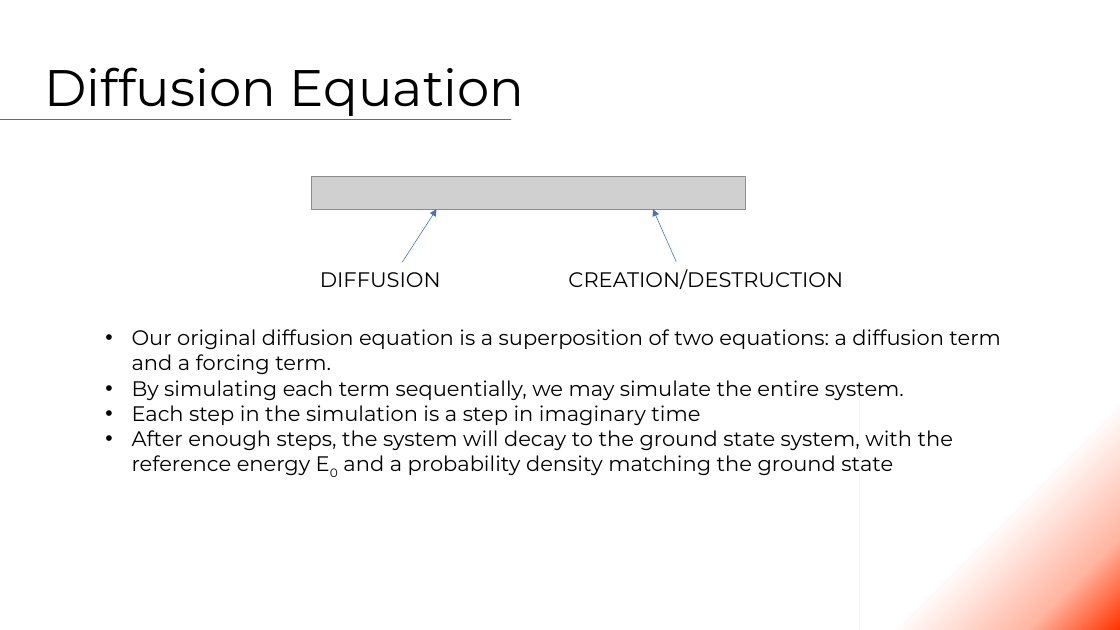
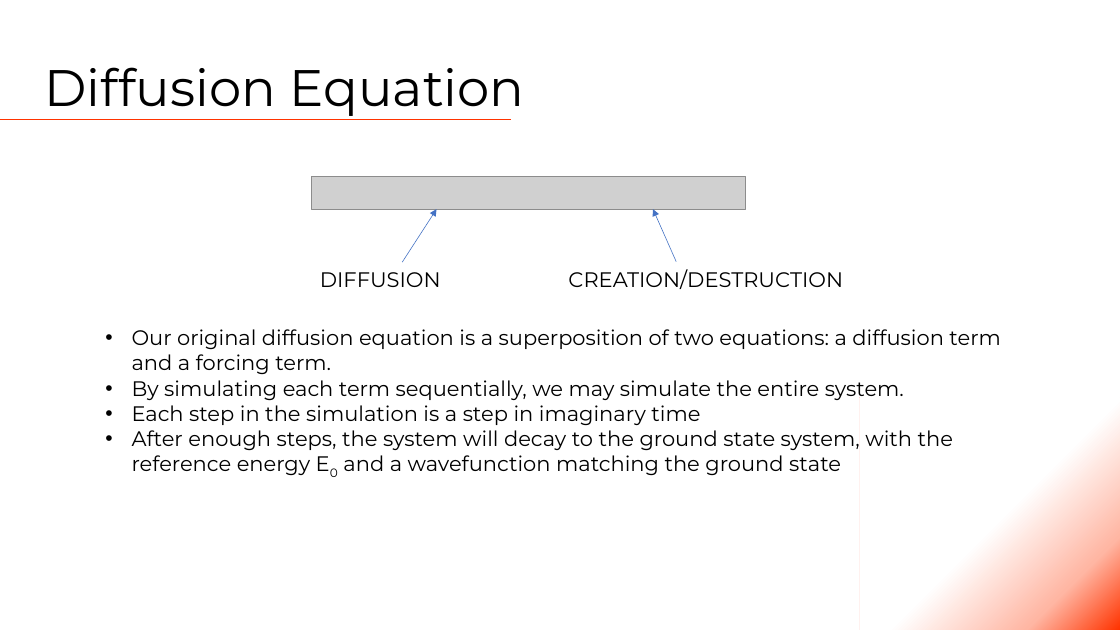
Before and after one commit to Tsintsuntsini/PHYS_581, a slide deck: slide 11 of Presentation1/Quantum Monte Carlo.pptm (slide 12 before the commit). Drawn at 1120x630 pixels with LibreOffice and Linux fonts; fonts in the diff are those of the drawing; grey boxes stand for pictures. Boxes give left, top, right and bottom in pixels: in the first picture for what was removed or moved away, otherwise in the second. Text is boxed around its words. In the diff, an @@ line names an element or a change of style, - is before the commit and + after.

```diff
--- a/Presentation1/Quantum Monte Carlo.pptm
+++ b/Presentation1/Quantum Monte Carlo.pptm
@@ text at <box>132,430,953,475</box>: text changed @@
-• After enough steps, the system will decay to the ground state system, with the reference energy E0 and a probability density matching the ground state
+• After enough steps, the system will decay to the ground state system, with the reference energy E0 and a wavefunction matching the ground state
```
Also in this commit, not shown: 7 other slides changed, 1 slide removed.
